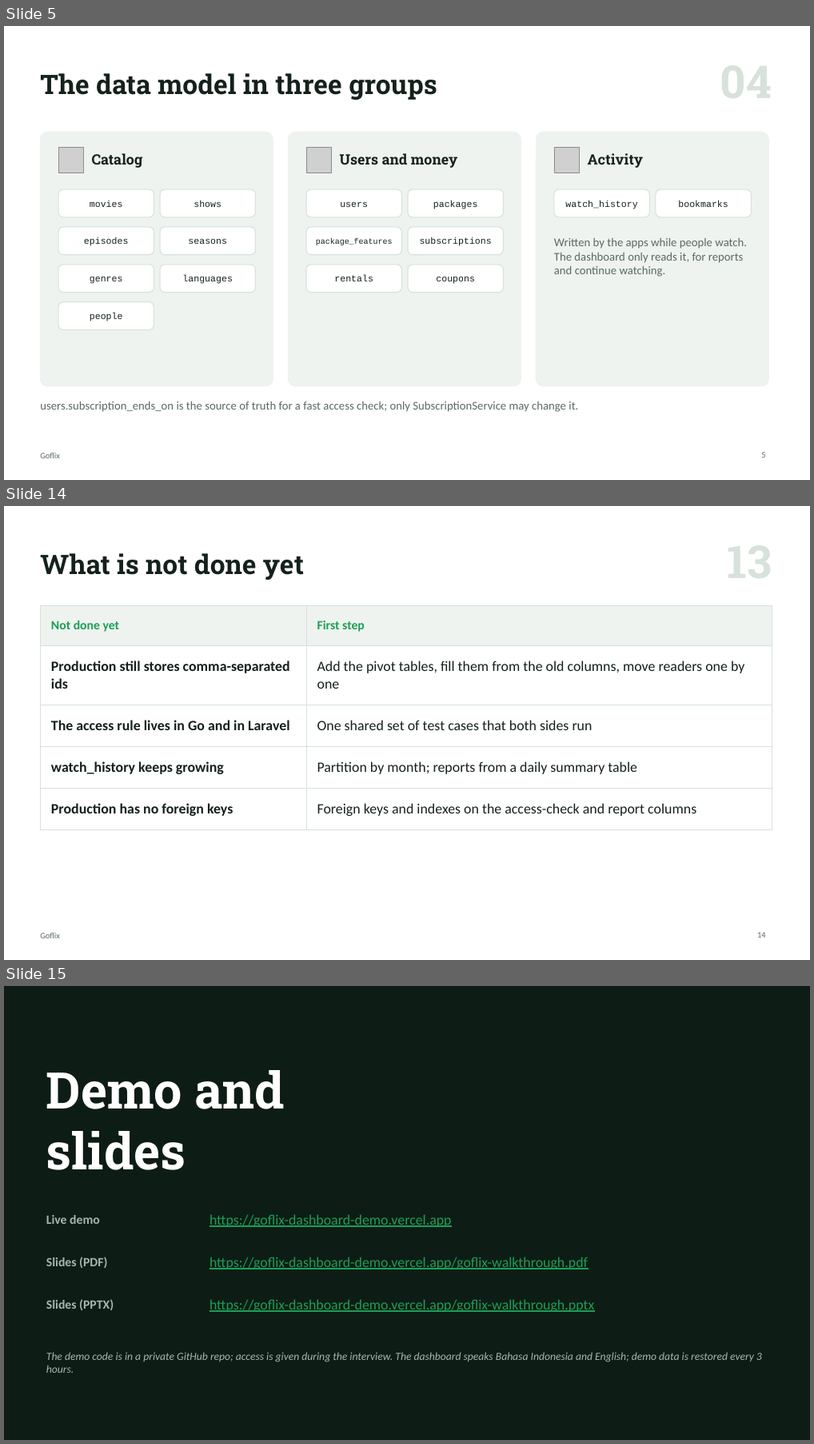
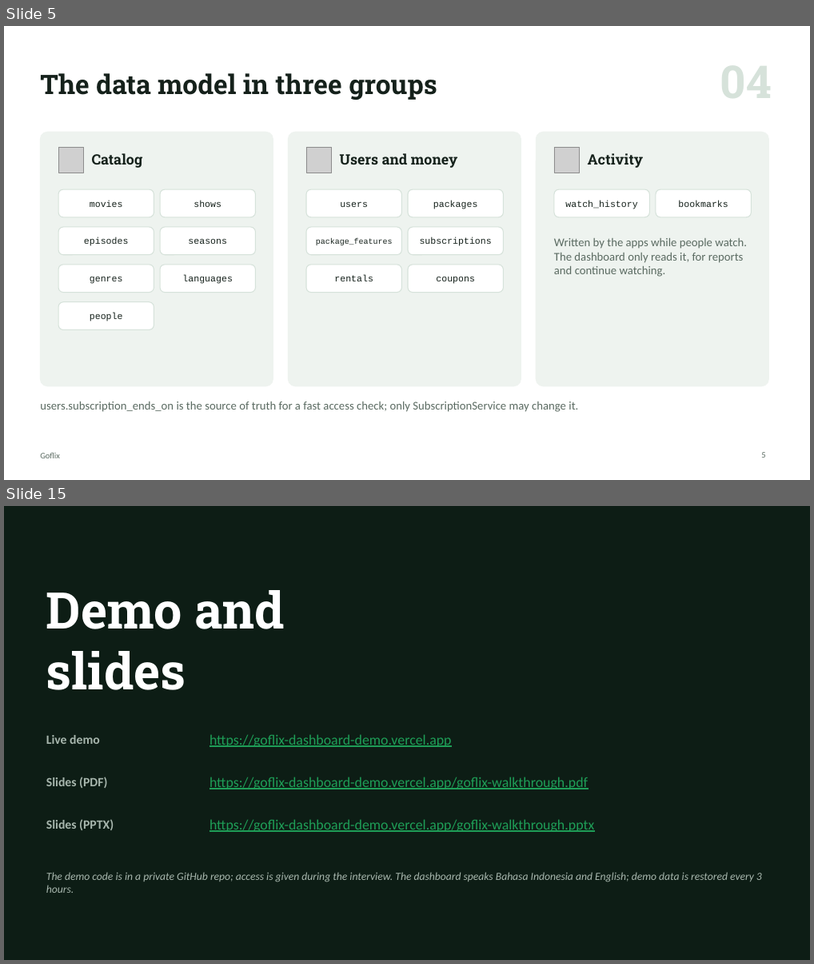
Before and after one commit to Enricosaputra/goflix-dashboard-demo, a slide deck: docs/Goflix-walkthrough.pptx. Shown one above the other, each under a label of ours: slides 5, 14 and 15 before the commit, slides 5 and 15 after it; the slides between them are not shown. The pictures are 814x1444 and 814x964 pixels, drawn with LibreOffice and Linux fonts; fonts in the diff are those of the drawing; grey boxes stand for pictures. Boxes give left, top, right and bottom in pixels: in the first picture for what was removed or moved away, otherwise in the second. Text is boxed around its words. In the diff, an @@ line names an element or a change of style, - is before the commit and + after.

```diff
--- a/docs/Goflix-walkthrough.pptx
+++ b/docs/Goflix-walkthrough.pptx
@@ slide 14 removed at <box>4,506,810,960</box>, background #FFFFFF; not listed: 1 template element that a slide beside it also shows @@
@@ title removed at <box>40,553,304,580</box> @@
-What is not done yet
@@ table removed at <box>40,606,772,819</box>, 5 rows, 2 columns @@
-Not done yet | First step
-Production still stores comma-separated ids | Add the pivot tables, fill them from the old columns, move readers one by one
-The access rule lives in Go and in Laravel | One shared set of test cases that both sides run
-watch_history keeps growing | Partition by month; reports from a daily summary table
-Production has no foreign keys | Foreign keys and indexes on the access-check and report columns
@@ page number removed at <box>758,932,766,937</box> @@
-14
```
Also in this commit, not shown: 7 slides changed, 2 slides added, 1 other slide removed, 8 other files.
